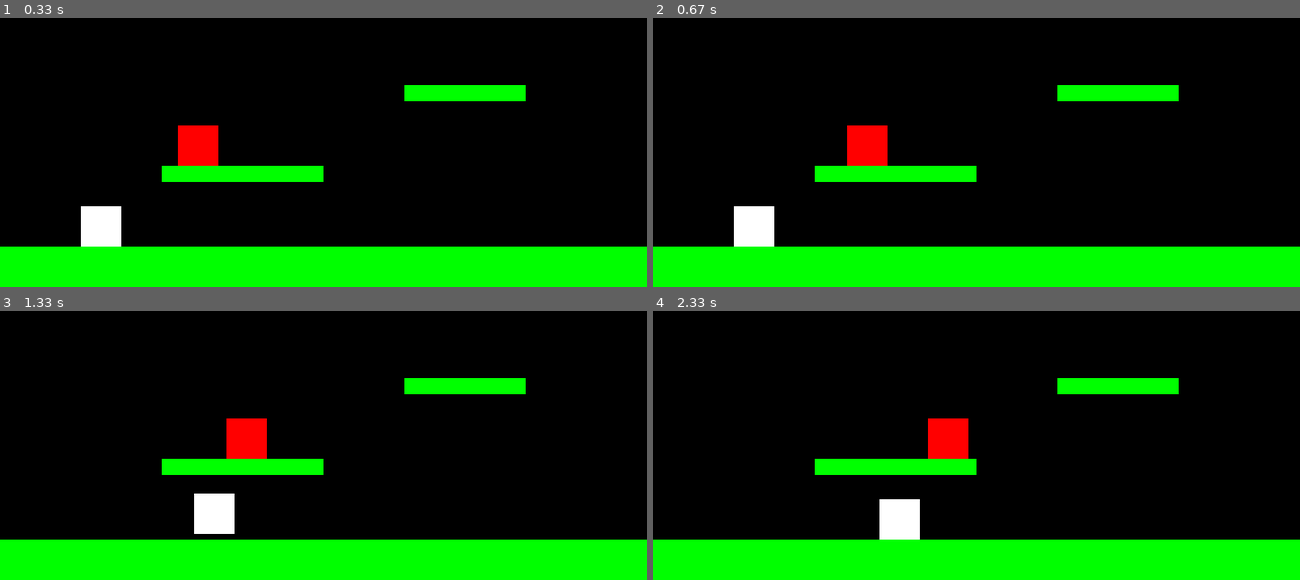
Above: before the commit, frames 1-4 (two rows, left to right).
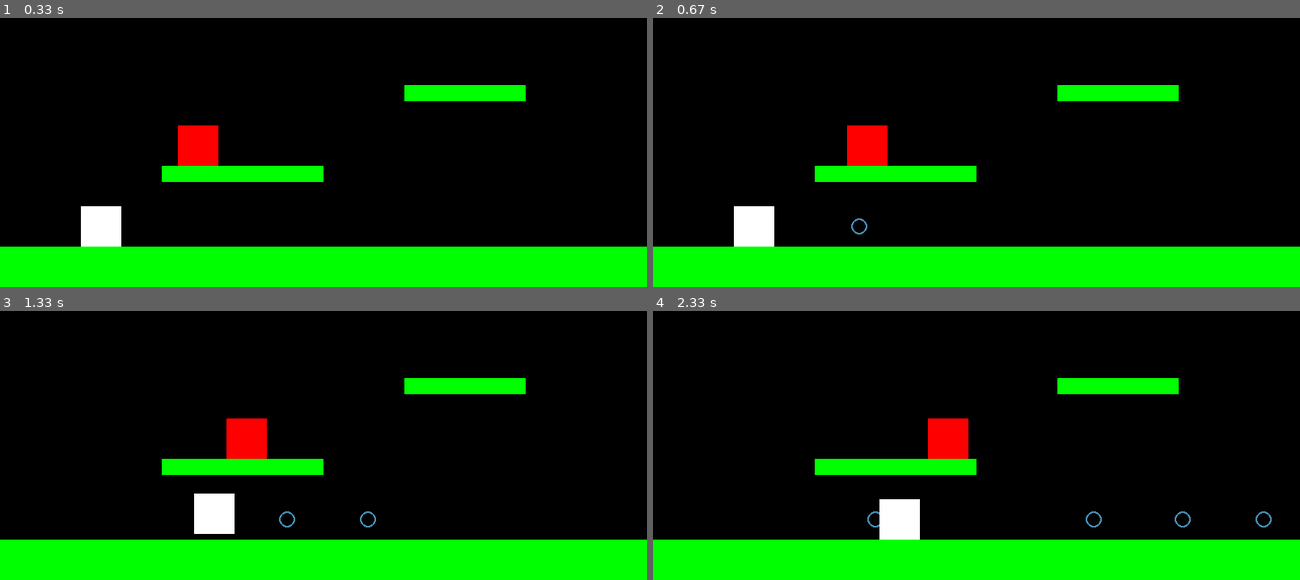
Above: after the commit, the same moments.

Repository: ChefanKreis/FoerdeDerFurcht
Game: pygame game, started from pygame_FoerdeDerFurcht.py
The game is run twice, just before and just after one commit, with the same random seed, the same clock (stepped at 60 frames per second) and the same inputs.
Inputs:
- Up to frame 1 (0.33 s): no input
- Up to frame 2 (0.67 s): tap Space at 0.33 s
- Up to frame 3 (1.33 s): hold Right 0.67-1.13 s; tap Space at 0.73, 1.03, 1.23 s; hold Up from 1.17 s (still down)
- Up to frame 4 (2.33 s): release Up at 1.47 s; hold Right 1.5-1.97 s; tap Space at 1.57, 1.87, 2.07 s; hold Left from 2 s (still down)

Frame 1 is identical in both runs. In frame 2, less than 0.1% of the frame differs, in the area x 30-34%, y 74-81%; in frame 3, less than 0.1%; in frame 4, 0.2%, in the area x 33-96%, y 74-81%.

Commit message:
Projektile & Shooting-Mechanik implementiert

Diff:
--- a/pygame_FoerdeDerFurcht.py
+++ b/pygame_FoerdeDerFurcht.py
@@ -88,7 +88,7 @@
                 if event.key == pygame.K_UP:
                     self.current_level.player.jump()
                 if event.key == pygame.K_SPACE:
-                    self.current_level.player.shoot()
+                    self.current_level.player.shoot(self.current_level.projectiles)
             if event.type == pygame.KEYUP:
                 if event.key == pygame.K_LEFT and self.current_level.player.velocity.x < 0:
                     self.current_level.player.velocity.x = 0
@@ -118,6 +118,7 @@
         self.powerups = pygame.sprite.Group()
         self.collectibles = pygame.sprite.Group()
         self.platforms = pygame.sprite.Group()
+        self.projectiles = pygame.sprite.Group()  # Gruppe für Projektile/Blasen
         self.load()
 
     def load(self):
@@ -136,6 +137,15 @@
         self.powerups.update()
         self.collectibles.update()
         self.platforms.update()
+        self.projectiles.update()  # Projektile aktualisieren
+
+        # Kollisionserkennung: Projektile mit Gegnern
+        for projectile in self.projectiles:
+            if isinstance(projectile, Bubble):
+                for enemy in self.enemies:
+                    if projectile.rect.colliderect(enemy.rect):
+                        projectile.capture_enemy(enemy)
+                        break
 
     def draw(self, screen):
         # TODO: Alle Sprites zeichnen
@@ -143,6 +153,7 @@
         self.collectibles.draw(screen)
         self.powerups.draw(screen)
         self.enemies.draw(screen)
+        self.projectiles.draw(screen)  # Projektile zeichnen
         screen.blit(self.player.image, self.player.rect)
 
 class Character(pygame.sprite.Sprite):
@@ -223,9 +234,9 @@
         self.weapon = Weapon(self)
         self.is_invincible = False
 
-    def shoot(self):
-        # TODO: Blase abfeuern
-        pass
+    def shoot(self, projectiles_group):
+        # Waffe abfeuern
+        return self.weapon.fire(projectiles_group)
 
     def collect(self, item):
         # TODO: Sammeln
@@ -240,6 +251,7 @@
 
     def update(self, platforms=None):
         super().update(platforms)
+        self.weapon.update()  # Weapon-Cooldown aktualisieren
         # Kollisionen mit Plattformen prüfen (wird vom Level aufgerufen)
         # TODO: Spieler-Eingabe, Zustand prüfen
 
@@ -261,10 +273,32 @@
     def __init__(self, owner):
         self.owner = owner
         self.cooldown = 0
-
-    def fire(self):
-        # TODO: Projektil erzeugen
-        pass
+        self.max_cooldown = 30  # 30 Frames zwischen Schüssen (bei 60 FPS = 0.5 Sekunden)
+
+    def fire(self, projectiles_group):
+        if self.cooldown <= 0:
+            # Richtung bestimmen (basierend auf der letzten Bewegung des Spielers)
+            direction = 1  # Standard: nach rechts
+            if self.owner.velocity.x < 0:
+                direction = -1  # nach links
+            elif self.owner.velocity.x == 0:
+                direction = 1  # Standard: nach rechts wenn keine Bewegung
+
+            # Neue Blase seitlich vom Spieler erzeugen
+            bubble = Bubble(
+                self.owner.rect.centerx + (direction * 30),  # 30 Pixel vor dem Spieler
+                self.owner.rect.centery,  # Auf gleicher Höhe wie der Spieler
+                direction  # Richtung an die Blase übergeben
+            )
+            projectiles_group.add(bubble)
+            self.cooldown = self.max_cooldown
+            return bubble
+        return None
+
+    def update(self):
+        # Cooldown verringern
+        if self.cooldown > 0:
+            self.cooldown -= 1
 
 class MultipleChoiceEnemy(Enemy):
 
@@ -303,7 +337,7 @@
 class PythonEnemy(Enemy):
 
     # Agiler. Können höher springen und sich etwas schneller bewegen.
-    # Könnten eventuell kurze „Einrückungsfehler“-Projektile verschießen.
+    # Könnten eventuell kurze "Einrückungsfehler"-Projektile verschießen.
     # Die Schattenbildung zeigt den Ort der Landung an.
 
 
@@ -318,7 +352,7 @@
 
 class ProgrammingTaskEnemy(Enemy):
     # Langsamer, aber robuster. Benötigen eventuell zwei Blasentreffer zum Fangen oder müssen öfter angestoßen werden, um zu platzen.
-    # Können kleine, nervige „Syntax-Fehler“-Bugs spawnen, die den Spieler kurzzeitig stören (z. B. kurz festhalten).
+    # Können kleine, nervige "Syntax-Fehler"-Bugs spawnen, die den Spieler kurzzeitig stören (z. B. kurz festhalten).
 
     def __init__(self, x, y, sprite):
         super().__init__(x, y, sprite)
@@ -343,15 +377,49 @@
         # TODO: Bildschirmgrenzen prüfen
 
 class Bubble(Projectile):
-    def __init__(self, x, y, captured_enemy=None):
+    def __init__(self, x, y, direction=1, captured_enemy=None):
         super().__init__(x, y, None)
+        self.image = pygame.Surface((20, 20), pygame.SRCALPHA)  # Transparente Oberfläche
+        pygame.draw.circle(self.image, (100, 200, 255, 180), (10, 10), 10, 2)  # Blaue Blase
+        self.rect = self.image.get_rect(center=(x, y))
+        self.velocity = pygame.math.Vector2(direction * 5, 0)  # Horizontale Bewegung (5 Pixel pro Frame)
         self.captured_enemy = captured_enemy
+        self.lifetime = 180  # 3 Sekunden bei 60 FPS (kürzer für horizontale Blasen)
+
+    def update(self):
+        # Horizontal bewegen
+        self.rect.x += self.velocity.x
+
+        # Lebensdauer verringern
+        self.lifetime -= 1
+
+        # Blase entfernen wenn sie außerhalb des Bildschirms oder Lebensdauer abgelaufen
+        if (self.lifetime <= 0 or
+            self.rect.right < 0 or
+            self.rect.left > WIDTH):
+            self.kill()  # Blase entfernen
+            if self.captured_enemy:
+                self.release_enemy()
+
+    def capture_enemy(self, enemy):
+        if not self.captured_enemy:
+            self.captured_enemy = enemy
+            # Gegner unsichtbar machen (in der Blase gefangen)
+            enemy.rect.center = self.rect.center
+            enemy.velocity = pygame.math.Vector2(0, 0)  # Gegner kann sich nicht bewegen
+            # Optional: Gegner aus enemies-Gruppe entfernen
+            enemy.kill()
+
+    def release_enemy(self):
+        # Gegner wieder freigeben (falls implementiert)
+        if self.captured_enemy:
+            # Hier könnte man den Gegner wieder zur enemies-Gruppe hinzufügen
+            # Oder ihn als "besiegt" markieren
+            pass
 
     def rise(self):
         # TODO: Aufsteigen und Blase platzen
         pass
-
-
 
 class Platform(pygame.sprite.Sprite):
     def __init__(self, x, y, width, height):
